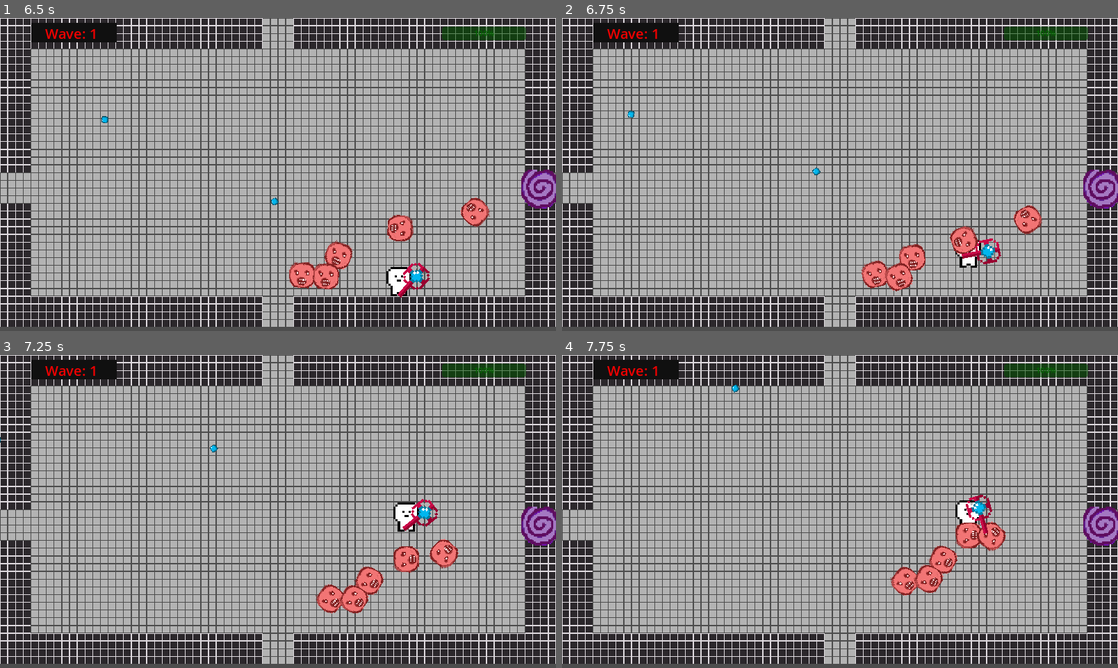
Above: before the commit, frames 1-4 (two rows, left to right).
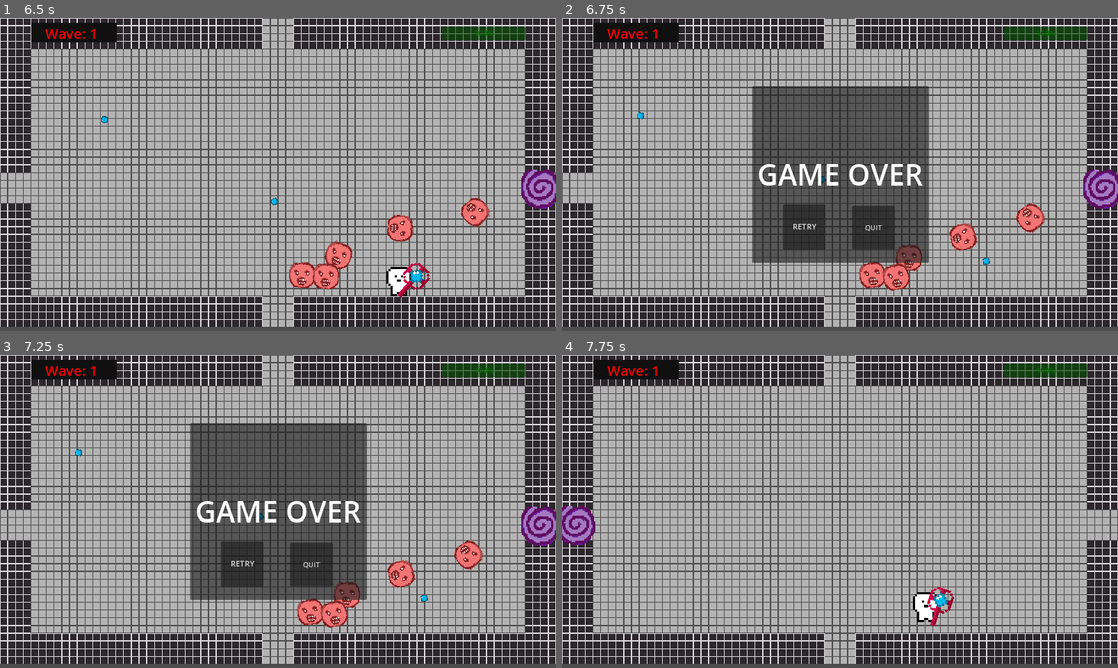
Above: after the commit, the same moments.

Repository: PlerbDraw/tony-nguyen-project
Game: Godot game, scene res://player_scenes/game.tscn
The game is run twice, just before and just after one commit, with the same random seed, the same clock (stepped at 60 frames per second) and the same inputs. This scene is started directly instead of the project's main scene.
Inputs (mouse positions are in pixels of both pictures, inside the frame that each line leads up to):
- Up to frame 1 (6.5 s): tap Enter at 0.5 s; move the mouse to (400, 158) at 0.52 s; hold Right (ui_right) 0.53-1.28 s; tap F (fire) every 0.75 s from 0.6 to 5.85 s; move the mouse to (166, 190) at 1.27 s; hold Down (ui_down) 1.28-2.03 s; move the mouse to (333, 105) at 2.02 s; hold Right (ui_right) 2.03-2.78 s; move the mouse to (250, 237) at 2.77 s; hold Up (ui_up) 2.78-3.53 s; move the mouse to (444, 221) at 3.52 s; hold Left (ui_left) 3.53-5.03 s; move the mouse to (111, 127) at 4.27 s; move the mouse to (305, 174) at 5.02 s; hold Down (ui_down) 5.03-5.78 s; move the mouse to (194, 96) at 5.77 s; hold Right (ui_right) from 5.78 s (still down)
- Up to frame 2 (6.75 s): move the mouse to (962, 158) at 6.52 s; release Right (ui_right) at 6.53 s; hold Up (ui_up) from 6.53 s (still down); tap F (fire) at 6.6 s
- Up to frame 3 (7.25 s): keep holding Up (ui_up)
- Up to frame 4 (7.75 s): release Up (ui_up) at 7.25 s; click (806, 564) at 7.25 s, where only the run after the commit has a clickable "RETRY"

Frame 1 is identical in both runs. In frame 2, 19% of the frame differs, in the area x 11-87%, y 21-88%; in frame 3, 21%, in the area x 0-87%, y 21-88%; in frame 4, 3.9%.
Error before the commit: Cannot call method 'queue_free' on a null value. (res://scripts/player_character.gd:48)

Commit message:
sound effects and game over
Game over screen finished with sound effects

Diff:
--- /dev/null
+++ b/tony-nguyen-game-project-2-month/particles.tscn
@@ -0,0 +1,3 @@
+[gd_scene format=3 uid="uid://bt12ghckhi78v"]
+
+[node name="particles" type="Node2D"]
--- a/tony-nguyen-game-project-2-month/player_scenes/game.tscn
+++ b/tony-nguyen-game-project-2-month/player_scenes/game.tscn
@@ -145,6 +145,7 @@
 fill_mode = 1
 
 [node name="Gameover" type="CanvasLayer" parent="."]
+process_mode = 3
 script = ExtResource("7_vknh3")
 
 [node name="Label2" type="Label" parent="Gameover"]
@@ -179,11 +180,20 @@
 grow_vertical = 2
 
 [node name="retry" type="Button" parent="Gameover"]
-offset_left = 445.0
-offset_top = 388.0
-offset_right = 533.0
-offset_bottom = 482.0
+offset_left = 458.0
+offset_top = 386.0
+offset_right = 546.0
+offset_bottom = 480.0
 text = "RETRY"
+
+[node name="quit" type="Button" parent="Gameover"]
+offset_left = 601.0
+offset_top = 389.0
+offset_right = 690.0
+offset_bottom = 479.0
+theme_override_font_sizes/font_size = 14
+text = "QUIT"
 
 [connection signal="timeout" from="SpawnTimer" to="." method="_on_SpawnTimer_timeout"]
 [connection signal="pressed" from="Gameover/retry" to="Gameover" method="_on_retry_pressed"]
+[connection signal="pressed" from="Gameover/quit" to="Gameover" method="_on_quit_pressed"]
--- a/tony-nguyen-game-project-2-month/player_scenes/gameover.gd
+++ b/tony-nguyen-game-project-2-month/player_scenes/gameover.gd
@@ -12,3 +12,9 @@
 func game_over():
 	get_tree().paused = true
 	self.show()
+
+
+
+func _on_quit_pressed() -> void:
+	get_tree().paused = false
+	get_tree().quit()
--- a/tony-nguyen-game-project-2-month/player_scenes/player_character.tscn
+++ b/tony-nguyen-game-project-2-month/player_scenes/player_character.tscn
@@ -1,8 +1,9 @@
-[gd_scene load_steps=6 format=3 uid="uid://bxluaup7558td"]
+[gd_scene load_steps=7 format=3 uid="uid://bxluaup7558td"]
 
 [ext_resource type="Script" path="res://scripts/player_character.gd" id="1_576xq"]
 [ext_resource type="Texture2D" uid="uid://jv22xcmwapt6" path="res://art/pixilart-drawing (1).png" id="2_5jxav"]
 [ext_resource type="PackedScene" uid="uid://cbo4uqhjg1bg2" path="res://player_scenes/staff.tscn" id="2_oj2dx"]
+[ext_resource type="AudioStream" uid="uid://cvhj0upwbtc54" path="res://sound_effects/703887__lilmati__retro-bubble-shot-02.wav" id="4_gqjwd"]
 
 [sub_resource type="RectangleShape2D" id="RectangleShape2D_vswx4"]
 size = Vector2(47.9843, 62.8478)
@@ -36,4 +37,8 @@
 position = Vector2(3, 0)
 shape = SubResource("CircleShape2D_s3ecb")
 
+[node name="sfx_shoot" type="AudioStreamPlayer2D" parent="."]
+stream = ExtResource("4_gqjwd")
+volume_db = 6.72
+
 [connection signal="body_entered" from="Area2D" to="." method="_receive_damage"]
--- a/tony-nguyen-game-project-2-month/scripts/player_character.gd
+++ b/tony-nguyen-game-project-2-month/scripts/player_character.gd
@@ -45,7 +45,7 @@
 		print("Health: ", health)
 	if health <= 0:
 		print("game over")
-		get_node("$CharacterBody2D").queue_free()
+		self.queue_free()
 		get_node("../Gameover").game_over()
 			#get_tree().reload_current_scene()
 #this code helps godot to apply if enemy touches player, player takes damage.
--- a/tony-nguyen-game-project-2-month/scripts/projectile.gd
+++ b/tony-nguyen-game-project-2-month/scripts/projectile.gd
@@ -1,8 +1,11 @@
 extends Area2D
+
 
 const BULLET = preload("res://bullet.tscn")
 
 @onready var muzzle: Marker2D = $Marker2D
+@onready var sfxshoot = $"../sfx_shoot"
+
 
 func _physics_process(delta):
 	look_at(get_global_mouse_position())
@@ -18,22 +21,4 @@
 		get_tree().root.add_child(bullet_instance)
 		bullet_instance.global_position = muzzle.global_position
 		bullet_instance.rotation = rotation
-
-
-
-
-# Called every frame. 'delta' is the elapsed time since the previous frame.
-#func _process(delta: float) -> void:
-
-	#move_local_x(SPEED)
-
-#func _on_enemy_hit(body: Node2D) -> void:
-	#if not player == body:
-		#player.increase_score(body.hit())
-		#queue_free
-
-		#body.hit()
-		#print(body.hit())
-		#player.increase_score()
-		#queue_free()
-	#print("HIT!")
+		sfxshoot.play()
Not shown, added: tony-nguyen-game-project-2-month/sound_effects/703887__lilmati__retro-bubble-shot-02.wav.import
Not shown, added: tony-nguyen-game-project-2-month/sound_effects/703887__lilmati__retro-bubble-shot-02.wav
